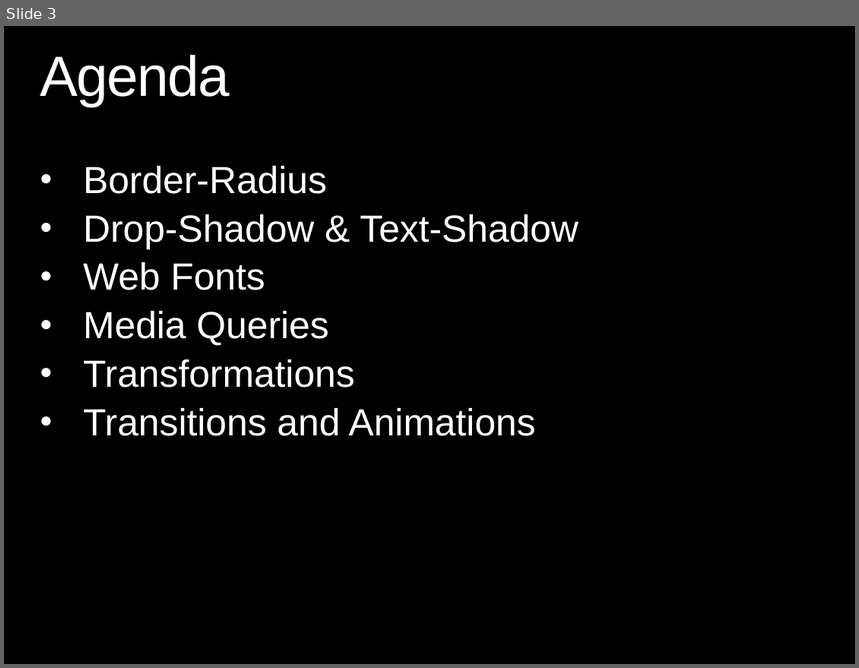
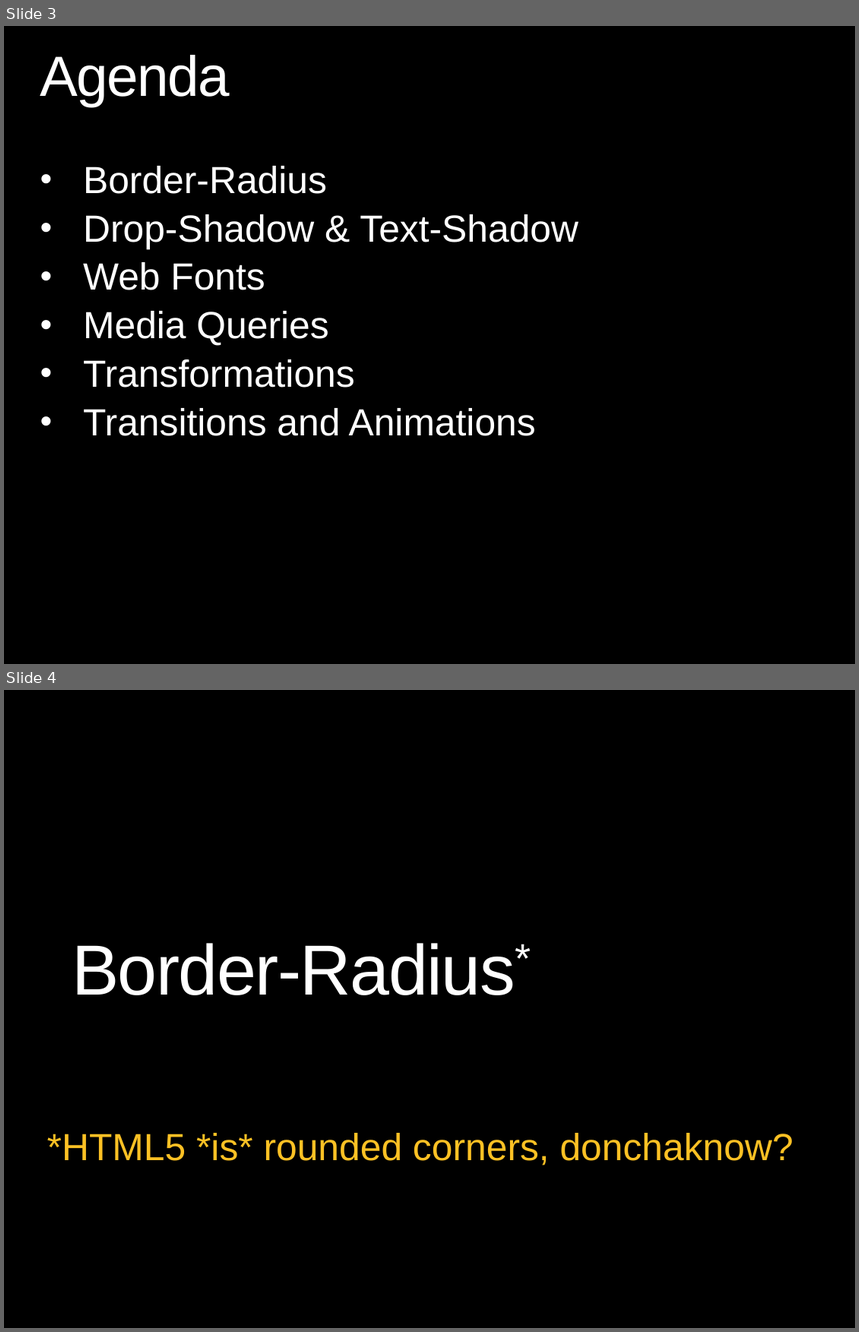
Before and after one commit to theClarkSell/HTML5-Compiler, a slide deck: 3- CSS3/CSS3.pptx. Shown one above the other, each under a label of ours: slide 3 before the commit, slides 3 and 4 after it. The pictures are 859x668 and 859x1332 pixels, drawn with LibreOffice and Linux fonts; fonts in the diff are those of the drawing; background and template pictures are left out. Boxes give left, top, right and bottom in pixels: in the first picture for what was removed or moved away, otherwise in the second. Text is boxed around its words. In the diff, an @@ line names an element or a change of style, - is before the commit and + after.

```diff
--- a/3- CSS3/CSS3.pptx
+++ b/3- CSS3/CSS3.pptx
@@ slide 4 added at (4,690,855,1328), background picture (left out) @@
@@ title added at (72,943,515,996), 60 pt, text #FFFFFF @@
+Border-Radius*
@@ subtitle added at (47,1133,794,1166), 32 pt, text #FFC425 @@
+*HTML5 *is* rounded corners, donchaknow?
```
Also in this commit, not shown: 1 slide changed, 3 slides removed, 2 other files.
